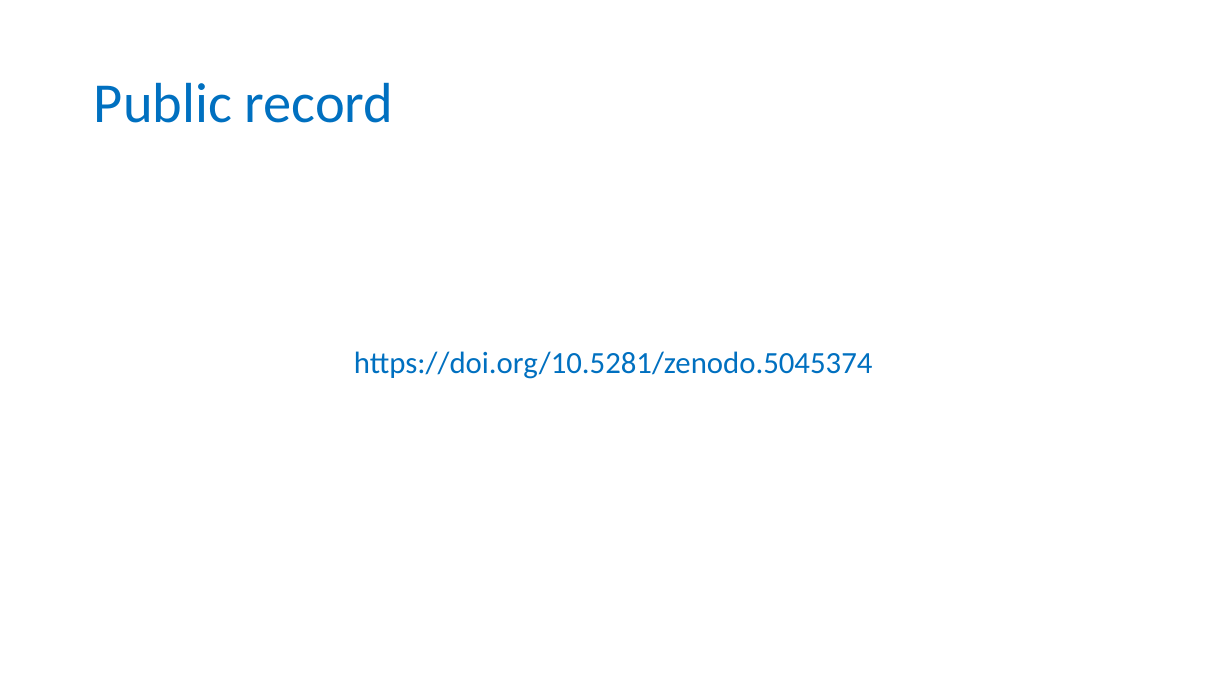
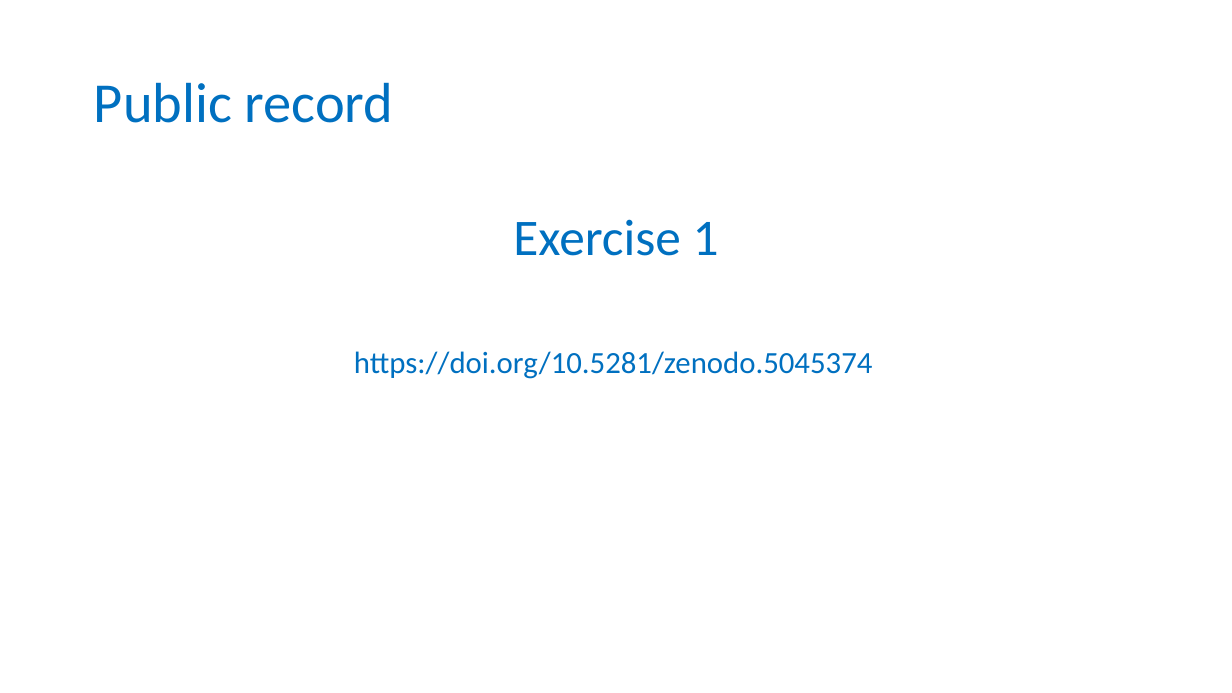
Before and after one commit to tobyhodges/solid-waddle, a slide deck: slide 7 of instructors/13-Repositories_v2.0.pptx. Drawn at 1232x693 pixels with LibreOffice and Linux fonts; fonts in the diff are those of the drawing; background and template pictures are left out. Boxes give left, top, right and bottom in pixels: in the first picture for what was removed or moved away, otherwise in the second. Text is boxed around its words. In the diff, an @@ line names an element or a change of style, - is before the commit and + after.

```diff
--- a/instructors/13-Repositories_v2.0.pptx
+++ b/instructors/13-Repositories_v2.0.pptx
@@ text added at bbox=[513, 219, 719, 256], 40 pt, text #0070C0 @@
+Exercise 1
```
Also in this commit, not shown: 4 other slides changed, 8 slides added.
